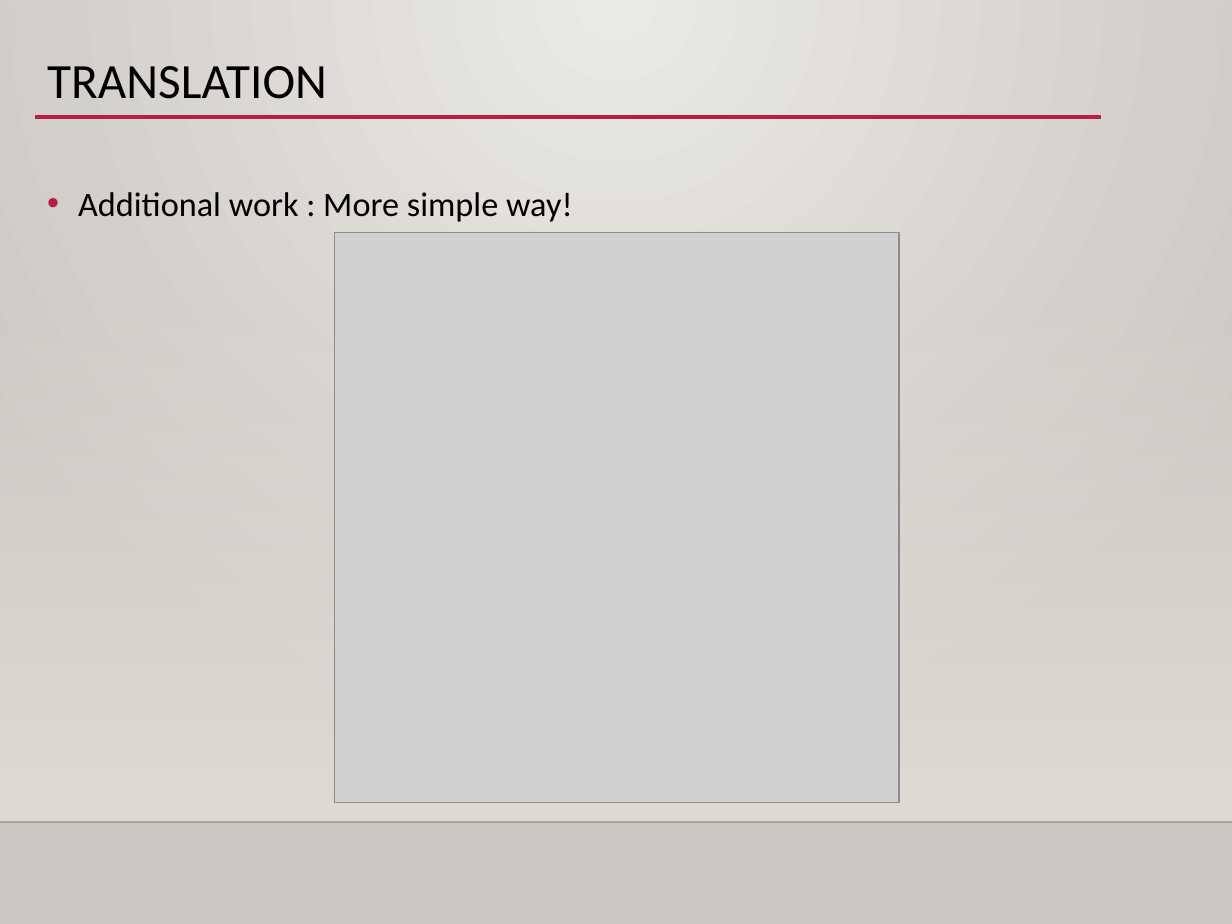
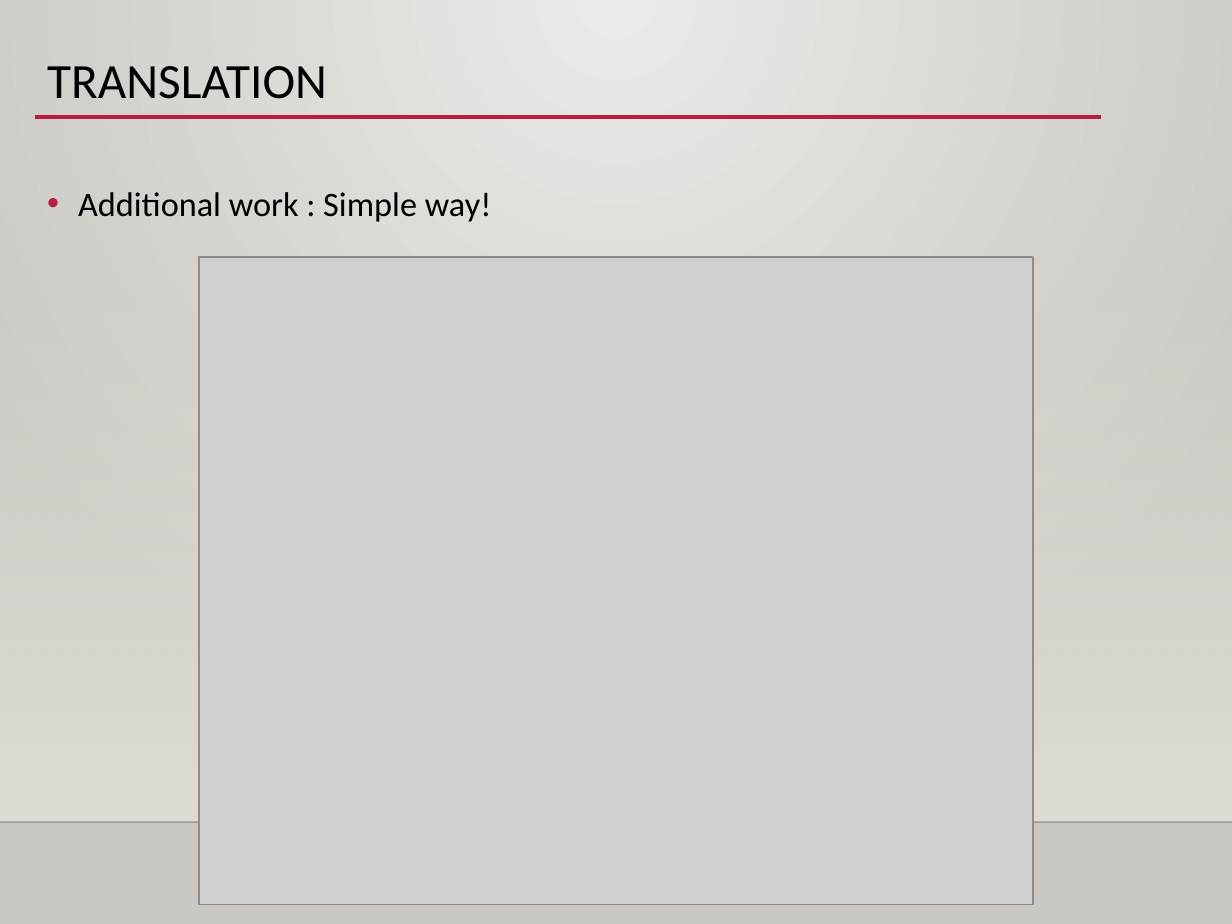
Before and after one commit to jelee2498/SDS, a slide deck: slide 6 of Day1/ex1-2_transformation/ex1-2_transformation.pptx. Drawn at 1232x924 pixels with LibreOffice and Linux fonts; fonts in the diff are those of the drawing; grey boxes stand for pictures; background and template pictures are left out. Boxes give left, top, right and bottom in pixels: in the first picture for what was removed or moved away, otherwise in the second. Text is boxed around its words. In the diff, an @@ line names an element or a change of style, - is before the commit and + after.

```diff
--- a/Day1/ex1-2_transformation/ex1-2_transformation.pptx
+++ b/Day1/ex1-2_transformation/ex1-2_transformation.pptx
@@ text at (78,192,492,222): text changed @@
-• Additional work : More simple way!
+• Additional work : Simple way!
@@ picture: place and size @@
-picture at (334,233,898,803)
+picture at (200,257,1034,906)
```
Also in this commit, not shown: 12 other slides changed, 2 slides added, 13 other files.
